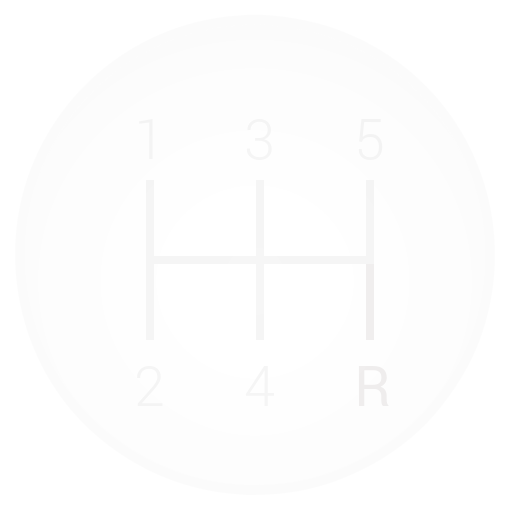
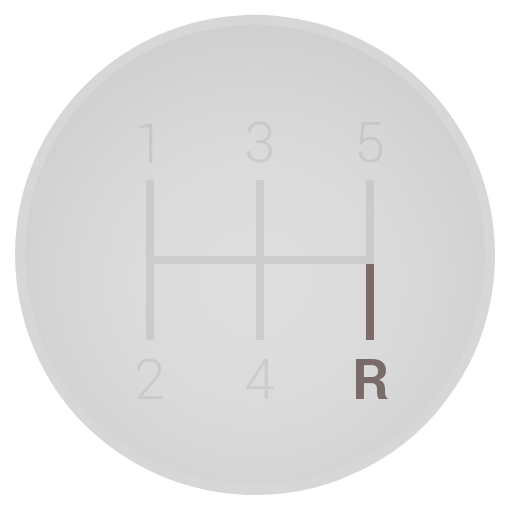
The second 512px x 512px image is a revision of the first. Changes to its layers:
"Outer": opacity 7% → 100% over [15, 14, 495, 495]
painted on "outer border #1" over [15, 14, 495, 495]
"Layer #1": opacity 40% → 20%, painted on it over [22, 22, 488, 488]
"Gears group": opacity 8% → 100% over [137, 119, 389, 406]
painted on "4 #1" over [245, 359, 275, 406]
painted on "2 #1" over [137, 358, 163, 406]
painted on "5 #1" over [358, 119, 383, 163]
painted on "3 #1" over [246, 119, 272, 163]
painted on "1 #1" over [139, 119, 153, 163]
painted on "R #1" over [356, 359, 389, 406]
painted on "Reverse Gear" over [366, 264, 374, 340]
painted on "Gears #1" over [146, 180, 374, 340]
showed "background #1", opacity 7% → 100%, painted on it over [22, 22, 488, 488]
